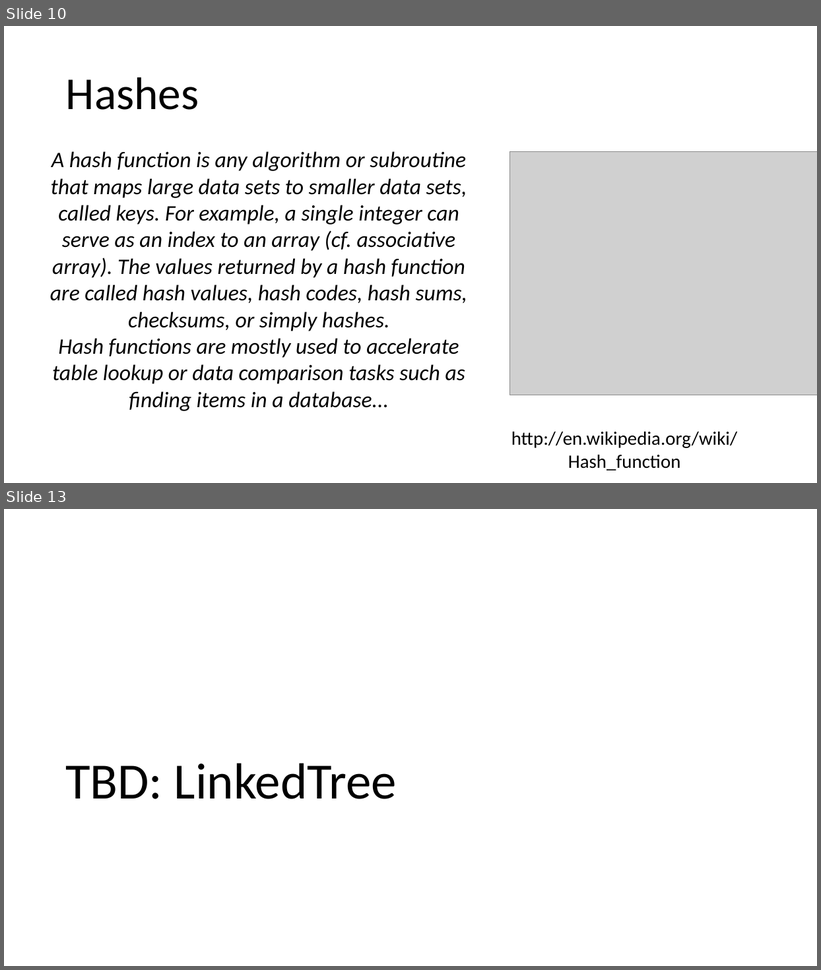
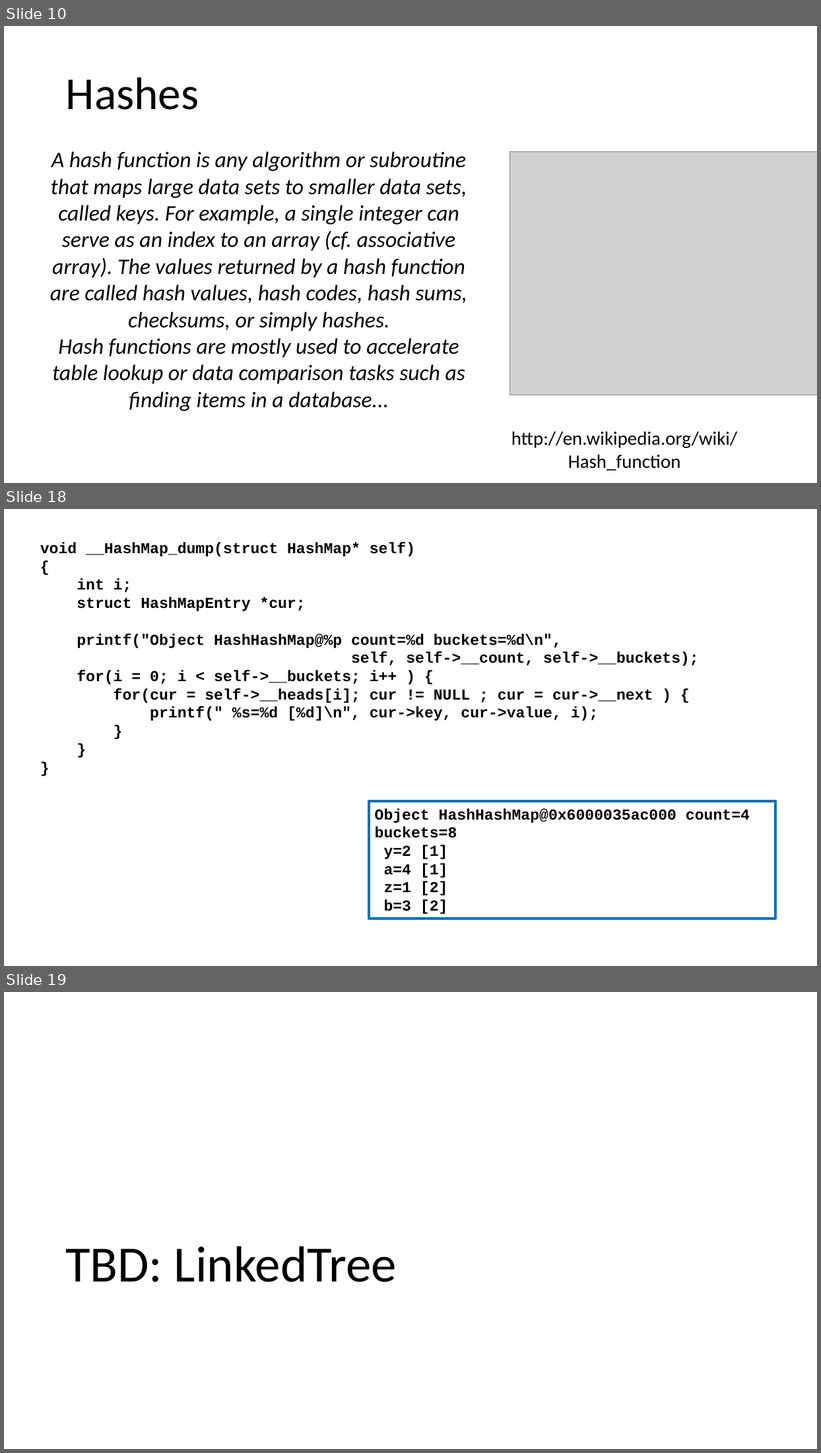
Before and after one commit to csev/cc4e, a slide deck: lectures/CC-05-Trees-Hash.pptx. Shown one above the other, each under a label of ours: slides 10 and 13 before the commit, slides 10, 18 and 19 after it; the slides between them are not shown. The pictures are 821x970 and 821x1453 pixels, drawn with LibreOffice and Linux fonts; fonts in the diff are those of the drawing; grey boxes stand for pictures. Boxes give left, top, right and bottom in pixels: in the first picture for what was removed or moved away, otherwise in the second. Text is boxed around its words. In the diff, an @@ line names an element or a change of style, - is before the commit and + after.

```diff
--- a/lectures/CC-05-Trees-Hash.pptx
+++ b/lectures/CC-05-Trees-Hash.pptx
@@ slide 18 added at [4,509,817,966], background #FFFFFF @@
@@ text added at [40,542,699,721], 18 pt, text #000000, bold @@
+void __HashMap_dump(struct HashMap* self)
+{
+int i;
+struct HashMapEntry *cur;
+printf("Object HashHashMap@%p count=%d buckets=%d\n",
+self, self->__count, self->__buckets);
+for(i = 0; i < self->__buckets; i++ ) {
+for(cur = self->__heads[i]; cur != NULL ; cur = cur->__next ) {
+printf(" %s=%d [%d]\n", cur->key, cur->value, i);
+}
+}
+}
@@ rectangle added at [369,802,776,919], outline #0070C0 3 pt, 18 pt, text #000000, bold @@
+Object HashHashMap@0x6000035ac000 count=4 buckets=8
+y=2 [1]
+a=4 [1]
+z=1 [2]
+b=3 [2]
@@ what was slide 13 is now slide 19 @@
```
Also in this commit, not shown: 2 slides changed, 5 other slides added.
